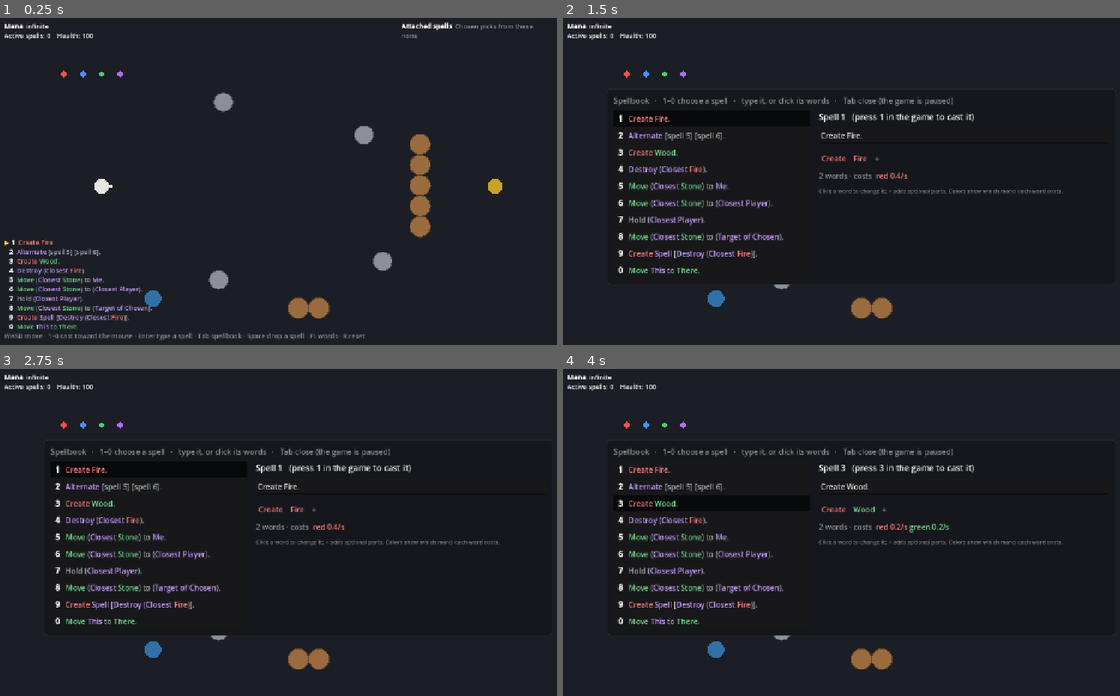
Above: before the commit, frames 1-4 (two rows, left to right).
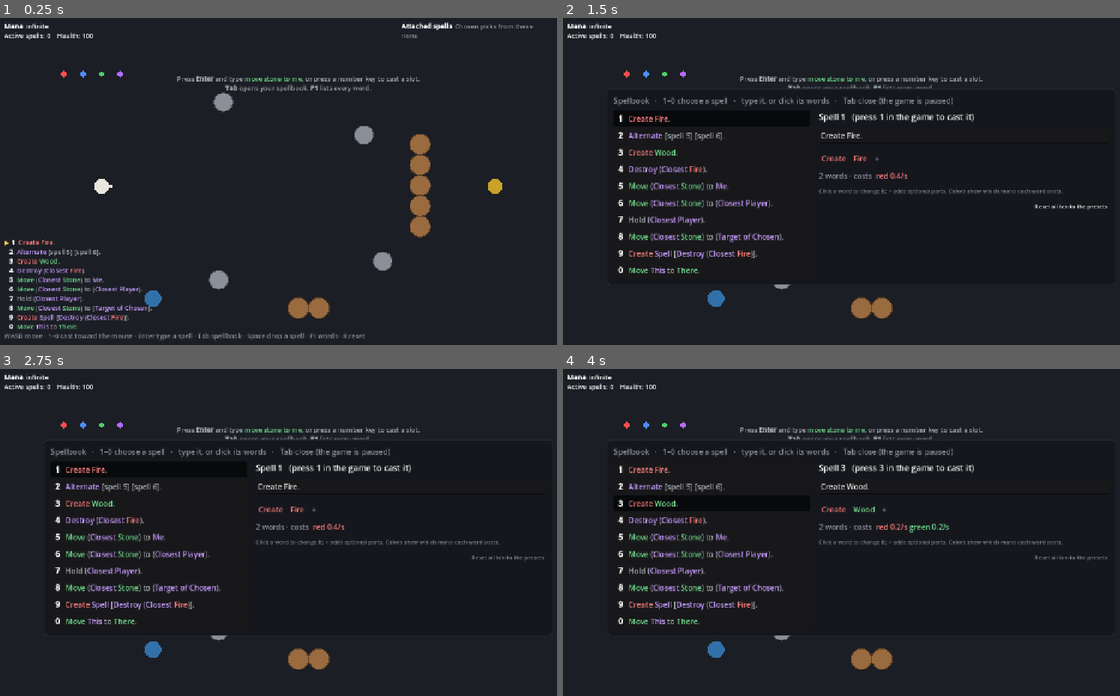
Above: after the commit, the same moments.

Repository: oscarjocque/spellcraft-prototype
Game: Godot game, scene res://scenes/main.tscn
Same seed, same stepped clock (60 frames per second), same inputs: the game is played once before the commit and once after it.
Inputs (mouse positions are in pixels of both pictures, inside the frame that each line leads up to):
- Up to frame 1 (0.25 s): no input
- Up to frame 2 (1.5 s): tap B at 0.5 s; move the mouse to (991, 168) at 0.52 s; hold D (move_right) 0.53-1.25 s; tap Tab at 0.6 s; click (991, 168) at 0.67 s; tap Space at 0.77 s; click (1069, 204) at 1.25 s, where only the run after the commit has a clickable "Reset all ten to the presets"
- Up to frame 3 (2.75 s): click "[b]1[/b] [color=#ff7d7d]Creat…" at 2 s
- Up to frame 4 (4 s): click "[b]2[/b] [color=#c79bff]Alter…" at 2.75 s; click "[b]3[/b] [color=#ff7d7d]Creat…" at 3.5 s

The runs differ from the first frame. In frame 1, 0.6% of the frame differs, in the area x 31-76%, y 17-23%; in frame 2, 0.6%; in frame 3, 0.6%; in frame 4, 0.6%.

Commit message:
Save the spellbook between plays; first-run hint
The ten slots are saved to user://spellbook.txt when the spellbook
closes or a typed spell is saved to a slot, and loaded at start (any
slot that no longer reads as a spell falls back to its preset). The
spellbook gains "Reset all ten to the presets". Clicking into a slot's
text selects it so typing replaces the spell, and leaving half a spell
behind restores the slot's text. A hint on how to start shows until
the first cast.

Co-Authored-By: Claude Opus 5.5 <noreply@anthropic.com>
Claude-Session: https://claude.ai/code/session_013jfXwMwWtv4oDjb8vuFPPJ

Diff:
--- a/scripts/main.gd
+++ b/scripts/main.gd
@@ -12,7 +12,7 @@
 
 var sim: Simulation
 var player: WorldObject
-var slots: Array = Sandbox.PRESETS.duplicate(true)
+var slots: Array = Spellbook.load_slots()  # saved when changed
 var selected := 0  # the slot cast last, highlighted in the HUD
 var _accum := 0.0
 var _pending_casts := []  # {"ast", "aim"} to send, one per tick, oldest first
@@ -29,7 +29,15 @@
 	quick.cast.connect(func(ast: Dictionary) -> void: _cast(ast, view.get_global_mouse_position(), -1))
 	quick.saved.connect(func(slot: int, ast: Dictionary) -> void:
 		slots[slot] = ast
+		Spellbook.save_slots(slots)
 		sim.say("Saved to spell %d: %s" % [(slot + 1) % 10, SpellGrammar.to_text(ast)]))
+	editor.visibility_changed.connect(func() -> void:
+		if not editor.visible:
+			Spellbook.save_slots(slots))
+	editor.reset_requested.connect(func() -> void:
+		slots.clear()
+		slots.append_array(Sandbox.PRESETS.duplicate(true))
+		editor.open(slots, selected))
 	picker.picked.connect(func(id: int) -> void:
 		if _dropping:
 			_dropping = false
@@ -107,6 +115,7 @@
 func _cast(spell: Dictionary, aim: Vector2, slot: int) -> void:
 	if not _casting.is_empty():
 		return
+	hud.hide_hint()
 	# The spells of the slots an Alternate uses are copied in now, as they are.
 	var ast := SpellGrammar.embed_slots(spell, slots, [slot] if slot >= 0 else [])
 	var nouns := SpellGrammar.cast_picks(ast)
--- /dev/null
+++ b/scripts/spellbook.gd
@@ -0,0 +1,26 @@
+class_name Spellbook
+extends RefCounted
+## The player's ten spell slots, kept on disk between plays.
+
+const PATH := "user://spellbook.txt"
+
+
+## The saved slots, or the presets for any slot missing or no longer a spell
+## (all of them, if nothing is saved).
+static func load_slots(path := PATH) -> Array:
+	var slots: Array = Sandbox.PRESETS.duplicate(true)
+	if not FileAccess.file_exists(path):
+		return slots
+	var saved: Variant = str_to_var(FileAccess.get_file_as_string(path))
+	if not saved is Array:
+		return slots
+	for i in mini(saved.size(), slots.size()):
+		if saved[i] is Dictionary and SpellGrammar.validate(saved[i], false) == "":
+			slots[i] = saved[i]
+	return slots
+
+
+static func save_slots(slots: Array, path := PATH) -> void:
+	var file := FileAccess.open(path, FileAccess.WRITE)
+	if file != null:
+		file.store_string(var_to_str(slots))
--- a/scripts/ui/hud.gd
+++ b/scripts/ui/hud.gd
@@ -7,6 +7,7 @@
 var _inventory: RichTextLabel
 var _prompt: RichTextLabel
 var _tip: RichTextLabel
+var _hint: RichTextLabel
 
 
 func _ready() -> void:
@@ -17,6 +18,11 @@
 	_prompt = _make_label(Vector2(340, 60))
 	_prompt.size.x = 600
 	_prompt.horizontal_alignment = HORIZONTAL_ALIGNMENT_CENTER
+	_hint = _make_label(Vector2(290, 120))
+	_hint.size.x = 700
+	_hint.horizontal_alignment = HORIZONTAL_ALIGNMENT_CENTER
+	_hint.text = ("[color=#a7abb3]Press [b]Enter[/b] and type [color=#72de8f]move stone to me[/color], "
+			+ "or press a number key to cast a slot.\n[b]Tab[/b] opens your spellbook, [b]F1[/b] lists every word.[/color]")
 	_tip = _make_label(Vector2.ZERO)
 	_tip.size.x = 360
 
@@ -69,6 +75,11 @@
 	_tip.position = at + Vector2(16, 12)
 
 
+## Hides the first-run hint (once the player has cast something).
+func hide_hint() -> void:
+	_hint.visible = false
+
+
 ## Hides the slot list and inventory (under the spellbook, which shows them).
 func visible_parts(shown: bool) -> void:
 	_bottom.visible = shown
--- a/scripts/ui/spell_editor.gd
+++ b/scripts/ui/spell_editor.gd
@@ -4,6 +4,8 @@
 ## right. A spell is edited by typing it (as in the quick-cast bar) or by
 ## clicking its words; either way the slot changes as soon as it reads as a
 ## spell. Number keys choose a slot while nothing is being typed.
+
+signal reset_requested  # the player asked for the preset spells back
 
 var slots: Array = []  # shared with Main; edited in place
 
@@ -49,6 +51,11 @@
 	_input = SpellInput.new()
 	_input.compact = true
 	detail.add_child(_input)
+	_input.field.select_all_on_focus = true  # typing replaces the spell
+	_input.field.focus_exited.connect(func() -> void:
+		# Leaving half a spell behind puts the slot's text back.
+		if not _input.result.has("ast"):
+			_input.set_text(SpellGrammar.to_text(slots[_selected])))
 	_input.changed.connect(_on_typed)
 	_input.submitted.connect(func(_ast: Dictionary) -> void: _input.field.release_focus())
 	_chips = SpellChips.new()
@@ -68,6 +75,15 @@
 	tip.autowrap_mode = TextServer.AUTOWRAP_WORD
 	tip.custom_minimum_size.x = 620
 	detail.add_child(tip)
+	var reset := Button.new()
+	reset.text = "Reset all ten to the presets"
+	reset.flat = true
+	reset.focus_mode = Control.FOCUS_NONE
+	reset.add_theme_font_size_override("font_size", 12)
+	reset.add_theme_color_override("font_color", Color("8a8f98"))
+	reset.size_flags_horizontal = Control.SIZE_SHRINK_END
+	reset.pressed.connect(func() -> void: reset_requested.emit())
+	detail.add_child(reset)
 
 
 func open(p_slots: Array, slot := 0) -> void:
--- a/tests/test_spells.gd
+++ b/tests/test_spells.gd
@@ -1151,6 +1151,20 @@
 		"...and nothing when it can't know before casting")
 
 
+func test_spellbook_saves() -> void:
+	var path := "user://test_spellbook.txt"
+	DirAccess.remove_absolute(ProjectSettings.globalize_path(path))
+	check(Spellbook.load_slots(path) == Sandbox.PRESETS, "With nothing saved, the slots are the presets")
+	var slots: Array = Sandbox.PRESETS.duplicate(true)
+	slots[2] = SpellParser.parse("destroy all fires within 3 of there, up to 2")["ast"]
+	slots[4] = {"verb": "nonsense"}
+	Spellbook.save_slots(slots, path)
+	var loaded := Spellbook.load_slots(path)
+	check(loaded[2] == slots[2], "A saved spell comes back exactly")
+	check(loaded[4] == Sandbox.PRESETS[4], "A slot that isn't a spell falls back to its preset")
+	DirAccess.remove_absolute(ProjectSettings.globalize_path(path))
+
+
 func test_deterministic() -> void:
 	check(_replay() == _replay(), "Same inputs give the same world")
 
Not shown, added: scripts/spellbook.gd.uid
Not shown, changed: README.md
